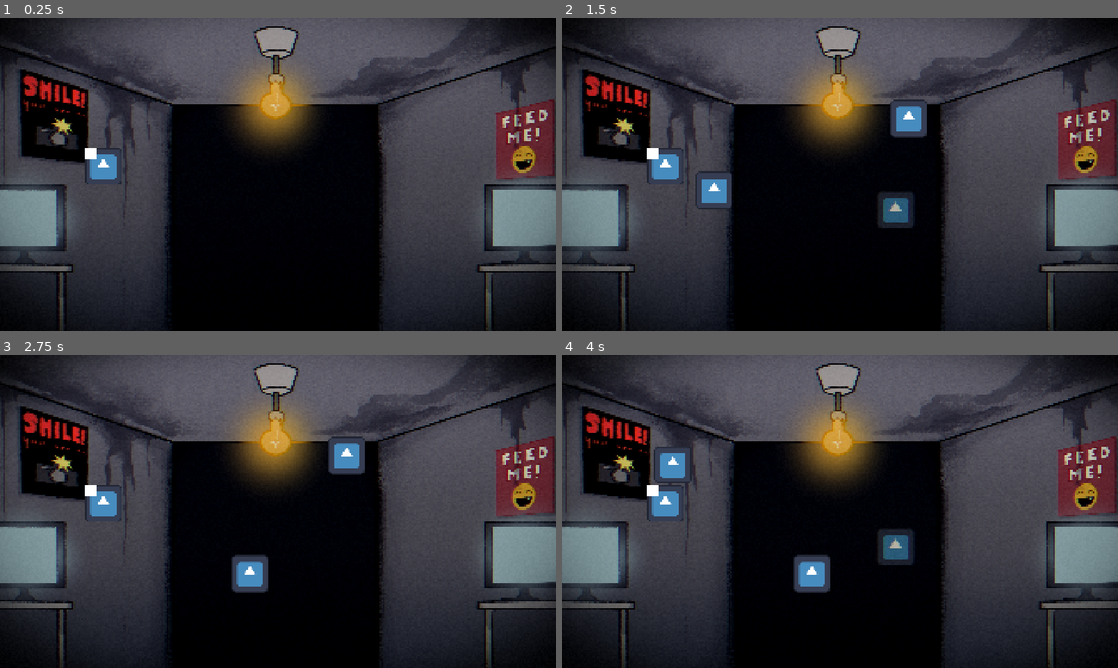
Above: before the commit, frames 1-4 (two rows, left to right).
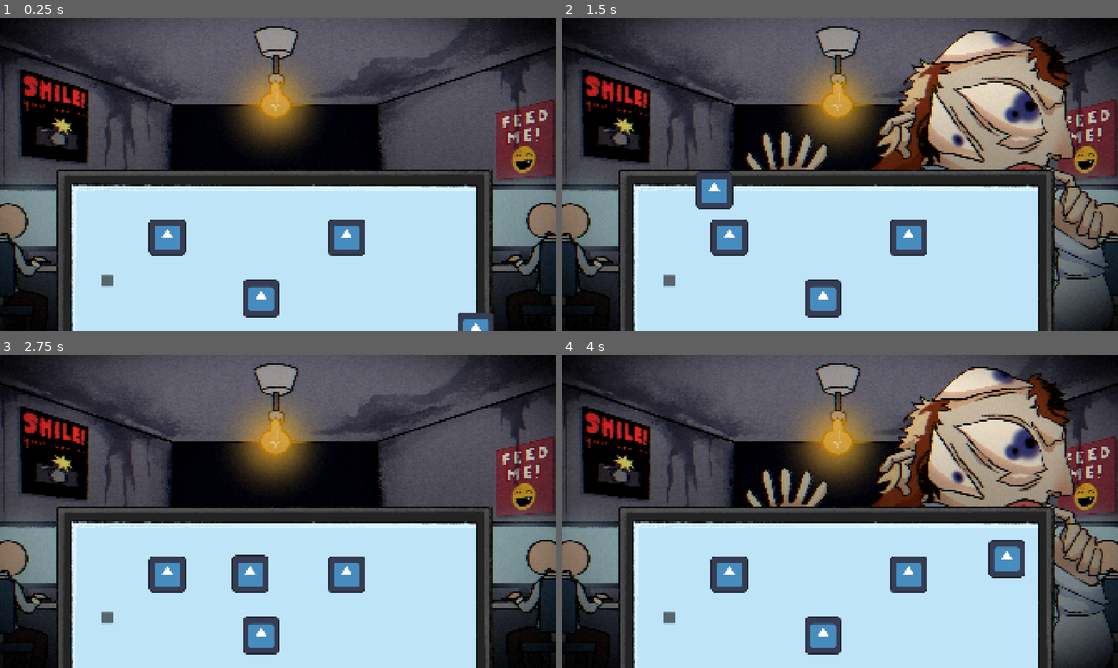
Above: after the commit, the same moments.

Repository: robfischer2187/AI-Slop
Game: Godot game, scene res://scenes/Main.tscn
Same seed, same stepped clock (60 frames per second), same inputs: the game is played once before the commit and once after it. The engine's default icon, where the game draws it, is replaced by a stand-in: a white triangle on a blue panel in a dark square.
Inputs (mouse positions are in pixels of both pictures, inside the frame that each line leads up to):
- Up to frame 1 (0.25 s): no input
- Up to frame 2 (1.5 s): drag from (650, 152) to (895, 105) at 0.52 s; drag from (667, 168) to (812, 237) at 1.27 s
- Up to frame 3 (2.75 s): move the mouse to (250, 574) at 2.02 s; click (250, 574) at 2.17 s
- Up to frame 4 (4 s): tap Enter at 2.75 s; drag from (906, 455) to (673, 464) at 2.77 s; move the mouse to (1006, 558) at 3.52 s; click (1006, 558) at 3.67 s

The runs differ from the first frame. In frame 1, 41% of the frame differs, in the area x 0-100%, y 41-100%; in frame 2, 56%; in frame 3, 41%; in frame 4, 57%, in the area x 0-100%, y 3-100%.

Commit message:
Current state

Diff:
--- a/ai-slop/scenes/Main.tscn
+++ b/ai-slop/scenes/Main.tscn
@@ -1,12 +1,15 @@
-[gd_scene load_steps=13 format=3 uid="uid://dg3e0ra0x5bm7"]
+[gd_scene load_steps=16 format=3 uid="uid://dg3e0ra0x5bm7"]
 
 [ext_resource type="Script" uid="uid://cdsr50nwwc5ep" path="res://scripts/main.gd" id="1_elqb8"]
 [ext_resource type="Script" uid="uid://c74rylmp2fn4t" path="res://scripts/input_slot.gd" id="2_0bbpv"]
 [ext_resource type="Texture2D" uid="uid://b6som6e3b1g0" path="res://icon.svg" id="2_rarhs"]
 [ext_resource type="Script" uid="uid://ciq6ut2jlqp1h" path="res://scripts/draggable_item.gd" id="2_rvslj"]
 [ext_resource type="Texture2D" uid="uid://bsswxb1p3ruln" path="res://assets/art/AI_GAME_walls.png" id="2_vcsgt"]
+[ext_resource type="Texture2D" uid="uid://v0ilcg4k860s" path="res://assets/art/AI GAME BOSS walktoright.png" id="3_jlsqs"]
+[ext_resource type="Texture2D" uid="uid://bimg4ydud0iv4" path="res://assets/art/AI GAME COMPUTER.png" id="4_q8u5g"]
 [ext_resource type="Shader" uid="uid://bdo5nvbr4iex" path="res://scripts/shader/horror.gdshader" id="6_c01mt"]
 [ext_resource type="FontFile" uid="uid://b2mhm7pqauqyy" path="res://assets/fonts/Sniglet-Regular.ttf" id="7_nxtc6"]
+[ext_resource type="Texture2D" uid="uid://dx6grwqxejgl6" path="res://assets/art/AI GAME COWORKER NORM (1).png" id="10_lhr70"]
 
 [sub_resource type="Animation" id="Animation_rarhs"]
 length = 0.001
@@ -48,7 +51,7 @@
 "times": PackedFloat32Array(0, 1),
 "transitions": PackedFloat32Array(1, 1),
 "update": 0,
-"values": [Vector2(-312, 662), Vector2(2157, 662)]
+"values": [Vector2(-920, 662), Vector2(3004, 662)]
 }
 tracks/1/type = "value"
 tracks/1/imported = false
@@ -119,11 +122,18 @@
 offset_bottom = 1080.0
 texture = ExtResource("2_vcsgt")
 
+[node name="Coworkers" type="TextureRect" parent="."]
+offset_top = -200.0
+offset_right = 1920.0
+offset_bottom = 1080.0
+texture = ExtResource("10_lhr70")
+
 [node name="AlastorSlopp" type="CharacterBody2D" parent="."]
 position = Vector2(-90, 132)
 
 [node name="Sprite2D" type="Sprite2D" parent="AlastorSlopp"]
-texture = ExtResource("2_rarhs")
+position = Vector2(3, -3)
+texture = ExtResource("3_jlsqs")
 
 [node name="AnimationPlayer" type="AnimationPlayer" parent="AlastorSlopp"]
 libraries = {
@@ -134,6 +144,13 @@
 [node name="MonitorFrame" type="Sprite2D" parent="."]
 
 [node name="UIRoot" type="CanvasLayer" parent="."]
+
+[node name="TextureRect" type="TextureRect" parent="UIRoot"]
+offset_left = -1.0
+offset_top = 1.0
+offset_right = 1919.0
+offset_bottom = 1281.0
+texture = ExtResource("4_q8u5g")
 
 [node name="UIContainer" type="Control" parent="UIRoot"]
 layout_mode = 3
@@ -148,9 +165,9 @@
 anchors_preset = 15
 anchor_right = 1.0
 anchor_bottom = 1.0
-offset_left = 293.0
-offset_top = 449.0
-offset_right = -379.0
+offset_left = 246.0
+offset_top = 576.0
+offset_right = -278.0
 offset_bottom = -1.0
 grow_horizontal = 2
 grow_vertical = 2
@@ -172,8 +189,10 @@
 
 [node name="Slot" type="Panel" parent="UIRoot/UIContainer/PCScreenArea/InputSlots"]
 layout_mode = 0
-offset_right = 40.0
-offset_bottom = 40.0
+offset_left = 104.0
+offset_top = 311.0
+offset_right = 144.0
+offset_bottom = 351.0
 script = ExtResource("2_0bbpv")
 
 [node name="DraggableItems" type="Control" parent="UIRoot/UIContainer/PCScreenArea"]
@@ -184,16 +203,20 @@
 [node name="Item1" type="TextureRect" parent="UIRoot/UIContainer/PCScreenArea/DraggableItems" groups=["draggable"]]
 custom_minimum_size = Vector2(80, 80)
 layout_mode = 0
-offset_right = 128.0
-offset_bottom = 128.0
+offset_left = 268.0
+offset_top = 117.0
+offset_right = 396.0
+offset_bottom = 245.0
 texture = ExtResource("2_rarhs")
 script = ExtResource("2_rvslj")
 
 [node name="Item2" type="TextureRect" parent="UIRoot/UIContainer/PCScreenArea/DraggableItems" groups=["draggable"]]
 custom_minimum_size = Vector2(80, 80)
 layout_mode = 0
-offset_right = 128.0
-offset_bottom = 128.0
+offset_left = 592.0
+offset_top = 328.0
+offset_right = 720.0
+offset_bottom = 456.0
 texture = ExtResource("2_rarhs")
 script = ExtResource("2_rvslj")
 item_name = "FLOWERS"
@@ -201,29 +224,32 @@
 [node name="Item3" type="TextureRect" parent="UIRoot/UIContainer/PCScreenArea/DraggableItems" groups=["draggable"]]
 custom_minimum_size = Vector2(80, 80)
 layout_mode = 0
-offset_right = 128.0
-offset_bottom = 128.0
+offset_left = 887.0
+offset_top = 117.0
+offset_right = 1015.0
+offset_bottom = 245.0
 texture = ExtResource("2_rarhs")
 script = ExtResource("2_rvslj")
 item_name = "CATS"
 
 [node name="CursorBlockerArea" type="ColorRect" parent="UIRoot/UIContainer/PCScreenArea"]
 layout_mode = 0
-offset_right = 40.0
-offset_bottom = 40.0
-mouse_filter = 2
+offset_right = 1397.0
+offset_bottom = 503.0
+mouse_filter = 2
+color = Color(1, 1, 1, 0)
 
 [node name="FeedbackFlash" type="ColorRect" parent="UIRoot/UIContainer/PCScreenArea"]
 layout_mode = 0
-offset_right = 929.0
-offset_bottom = 515.0
+offset_right = 1398.0
+offset_bottom = 506.0
 mouse_filter = 2
 color = Color(1, 1, 1, 0)
 
 [node name="GlitchOverlay" type="ColorRect" parent="UIRoot/UIContainer/PCScreenArea"]
 layout_mode = 0
-offset_right = 40.0
-offset_bottom = 40.0
+offset_right = 1394.0
+offset_bottom = 502.0
 mouse_filter = 2
 color = Color(1, 1, 1, 0)
 
@@ -248,10 +274,13 @@
 theme_override_colors/font_outline_color = Color(0, 0, 0, 1)
 theme_override_constants/outline_size = 10
 theme_override_fonts/font = ExtResource("7_nxtc6")
-theme_override_font_sizes/font_size = 32
+theme_override_font_sizes/font_size = 48
 horizontal_alignment = 1
 vertical_alignment = 1
 
+[node name="FakeCursor" type="Sprite2D" parent="UIRoot"]
+texture = ExtResource("2_rarhs")
+
 [node name="AudioManager" type="Node" parent="."]
 
 [node name="Music" type="AudioStreamPlayer2D" parent="AudioManager"]
--- a/ai-slop/scripts/draggable_item.gd
+++ b/ai-slop/scripts/draggable_item.gd
@@ -14,10 +14,11 @@
 	if event is InputEventMouseButton:
 		if event.pressed:
 			dragging = true
-			offset = get_global_mouse_position() - global_position
+			offset = get_tree().get_root().get_node("Main").virtual_mouse_pos - global_position
 		else:
 			dragging = false
 
 func _process(delta):
 	if dragging:
-		global_position = get_global_mouse_position() - offset
+		var mouse = get_tree().get_root().get_node("Main").virtual_mouse_pos
+		global_position = mouse - offset
--- a/ai-slop/scripts/main.gd
+++ b/ai-slop/scripts/main.gd
@@ -11,6 +11,9 @@
 @onready var alastor_anim: AnimationPlayer = $AlastorSlopp/AnimationPlayer
 @onready var dialogue_label: Label = $UIRoot/DialogueLabel
 @onready var horror_mat: ShaderMaterial = $UIRoot/UIContainer/HorrorOverlay/EffectRect.material
+@onready var coworkers_texture: TextureRect = $Coworkers
+@onready var cursor_blocker: Control = $UIRoot/UIContainer/PCScreenArea/CursorBlockerArea
+@onready var fake_cursor: Sprite2D = $UIRoot/FakeCursor
 
 var strikes: int = 0
 var task_index: int = 0
@@ -24,6 +27,9 @@
 
 var task_timer: float = 5.0
 var current_time: float = 0.0
+
+var free_mouse: bool = false
+var virtual_mouse_pos: Vector2
 
 var tasks: Array = [
 	{"prompt": "FEED IT: DOGS", "correct": "DOGS", "wrong": "FLOWERS"},
@@ -34,16 +40,17 @@
 ]
 
 var got_caught_this_watch: bool = false
+var coworkers_default_texture: Texture
 
 func _ready() -> void:
 	start_game()
-
 	alastor_anim.play("walk")
 	alastor_anim.speed_scale = 0.4
-
 	start_alastor_loop()
-
 	horror_overlay.visible = true
+	coworkers_default_texture = coworkers_texture.texture
+	init_virtual_mouse()
+	Input.set_mouse_mode(Input.MOUSE_MODE_HIDDEN)
 
 func _process(delta):
 	if not game_running:
@@ -55,6 +62,34 @@
 		miss_task()
 
 	update_horror_shader()
+	update_virtual_mouse()
+
+	if Input.is_action_just_pressed("debug_toggle_mouse"):
+		free_mouse = !free_mouse
+
+		if free_mouse:
+			Input.set_mouse_mode(Input.MOUSE_MODE_VISIBLE)
+		else:
+			Input.set_mouse_mode(Input.MOUSE_MODE_HIDDEN)
+
+	fake_cursor.global_position = virtual_mouse_pos
+
+func init_virtual_mouse():
+	var rect = cursor_blocker.get_global_rect()
+	virtual_mouse_pos = rect.position + rect.size * 0.5
+	virtual_mouse_pos.y += rect.size.y * 0.1
+	Input.warp_mouse(virtual_mouse_pos)
+
+func update_virtual_mouse():
+	if free_mouse:
+		virtual_mouse_pos = get_global_mouse_position()
+		return
+
+	var rect = cursor_blocker.get_global_rect()
+	var real = get_global_mouse_position()
+
+	virtual_mouse_pos.x = clamp(real.x, rect.position.x, rect.end.x)
+	virtual_mouse_pos.y = clamp(real.y, rect.position.y, rect.end.y)
 
 func start_game() -> void:
 	strikes = 0
@@ -63,7 +98,6 @@
 	ai_score = 0
 	suspicion = 0.0
 	game_running = true
-
 	load_task()
 
 func load_task() -> void:
@@ -90,13 +124,11 @@
 		ai_score += 1
 		suspicion -= 0.1
 		suspicion = max(suspicion, 0)
-
 		flash_feedback(Color(0, 1, 0))
 		punch_slot()
 	else:
 		sabotage_score += 1
 		suspicion += 0.3
-
 		flash_feedback(Color(1, 0, 0))
 		trigger_glitch()
 
@@ -108,14 +140,12 @@
 
 func miss_task():
 	trigger_glitch()
-
 	task_index += 1
 	load_task()
 
 func start_alastor_loop():
 	while game_running:
 		await get_tree().create_timer(randf_range(3.0, 6.0)).timeout
-
 		if randf() < 0.6:
 			await alastor_watch_phase()
 
@@ -128,8 +158,6 @@
 
 	alastor_anim.play("watch")
 	flash_feedback(Color(1, 1, 1))
-
-	print("Alastor is watching...")
 
 	horror_mat.set_shader_parameter("pulse_speed", 2.5)
 	horror_mat.set_shader_parameter("darkness", 0.25)
@@ -161,6 +189,9 @@
 func get_caught_by_alastor() -> void:
 	strikes += 1
 	got_caught_this_watch = true
+
+	coworkers_texture.texture = load("res://assets/art/AI GAME COWORKER CAUGHT (1).png")
+	reset_coworkers_texture_after_delay()
 
 	if strikes == 1:
 		show_dialogue("What are you doing? I’m warning you…")
@@ -169,6 +200,14 @@
 	elif strikes >= 3:
 		show_dialogue("What a shame. Should've listened to me... you'll still be part of It.")
 		trigger_neutral_ending()
+
+func reset_coworkers_texture_after_delay() -> void:
+	await get_tree().create_timer(randf_range(1.0, 2.0)).timeout
+
+	if not game_running:
+		return
+
+	coworkers_texture.texture = coworkers_default_texture
 
 func show_alastor_approval():
 	var lines = [
@@ -186,9 +225,9 @@
 func finish_game() -> void:
 	game_running = false
 
-	if sabotage_score > ai_score:
+	if sabotage_score >= 3:
 		trigger_good_ending()
-	elif ai_score > sabotage_score:
+	elif ai_score >= 3:
 		trigger_bad_ending()
 	else:
 		trigger_neutral_ending()
Renamed: ai-slop/assets/AI GAME BOSS walktoright.png -> ai-slop/assets/art/AI GAME BOSS walktoright.png
Not shown, changed: ai-slop/assets/art/AI GAME BOSS walktoright.png.import
Renamed: ai-slop/assets/AI GAME COMPUTER.png -> ai-slop/assets/art/AI GAME COMPUTER.png
Not shown, changed: ai-slop/assets/art/AI GAME COMPUTER.png.import
Renamed: ai-slop/assets/AI GAME COWORKER CAUGHT (1).png -> ai-slop/assets/art/AI GAME COWORKER CAUGHT (1).png
Not shown, changed: ai-slop/assets/art/AI GAME COWORKER CAUGHT (1).png.import
Renamed: ai-slop/assets/AI GAME COWORKER NORM (1).png -> ai-slop/assets/art/AI GAME COWORKER NORM (1).png
Not shown, changed: ai-slop/assets/art/AI GAME COWORKER NORM (1).png.import
Renamed: ai-slop/assets/AI_GAME HEALTH 1.png -> ai-slop/assets/art/AI_GAME HEALTH 1.png
Not shown, changed: ai-slop/assets/art/AI_GAME HEALTH 1.png.import
Renamed: ai-slop/assets/AI_GAME HEALTH 2.png -> ai-slop/assets/art/AI_GAME HEALTH 2.png
Not shown, changed: ai-slop/assets/art/AI_GAME HEALTH 2.png.import
(and 8 more such lines)
